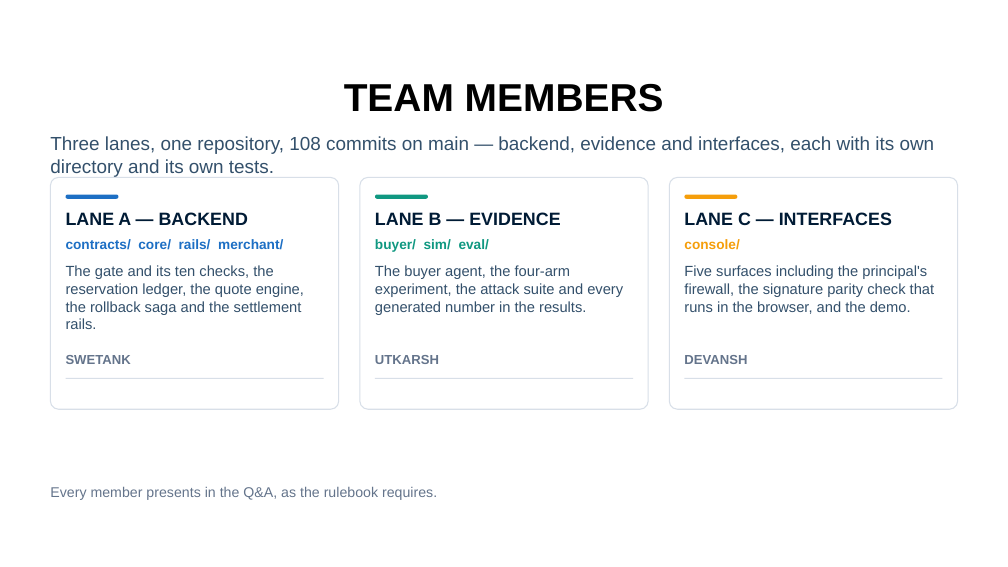
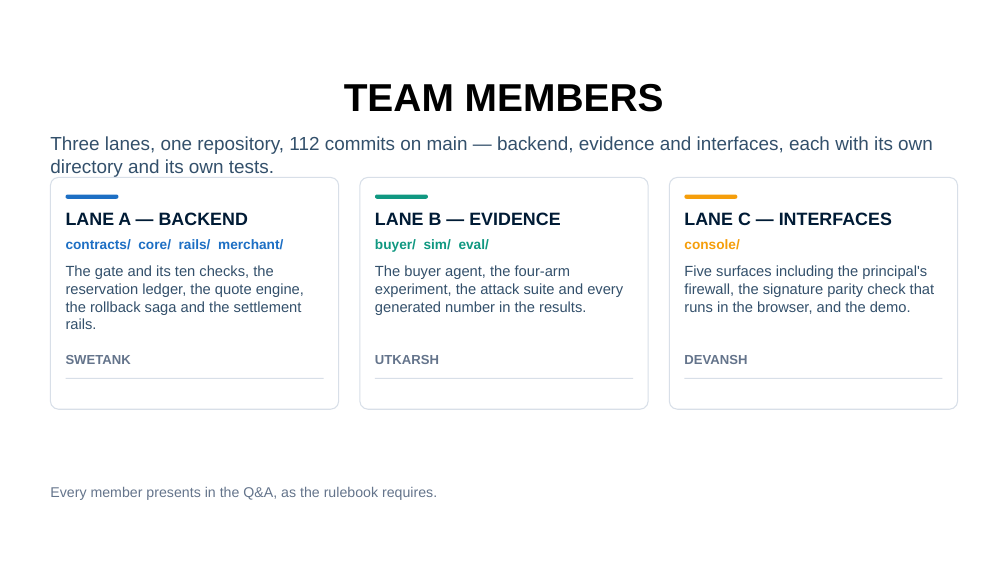
Before and after one commit to swetank18/PACT, a slide deck: slide 7 of docs/HackSummit-PACT.pptx. Drawn at 1008x567 pixels with LibreOffice and Linux fonts; fonts in the diff are those of the drawing; background and template pictures are left out. Boxes give left, top, right and bottom in pixels: in the first picture for what was removed or moved away, otherwise in the second. Text is boxed around its words. In the diff, an @@ line names an element or a change of style, - is before the commit and + after.

```diff
--- a/docs/HackSummit-PACT.pptx
+++ b/docs/HackSummit-PACT.pptx
@@ text at [50, 136, 933, 177]: text changed @@
-Three lanes, one repository, 108 commits on main — backend, evidence and interfaces, each with its own directory and its own tests.
+Three lanes, one repository, 112 commits on main — backend, evidence and interfaces, each with its own directory and its own tests.
```
Also in this commit, not shown: 2 other slides changed, 14 other files.
